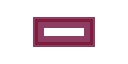
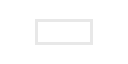
Layer changes from the first (128, 64) image to the second:
removed layer "Pasted Layer" over [33, 17, 95, 47]
painted on "Background" over [33, 17, 95, 47]
